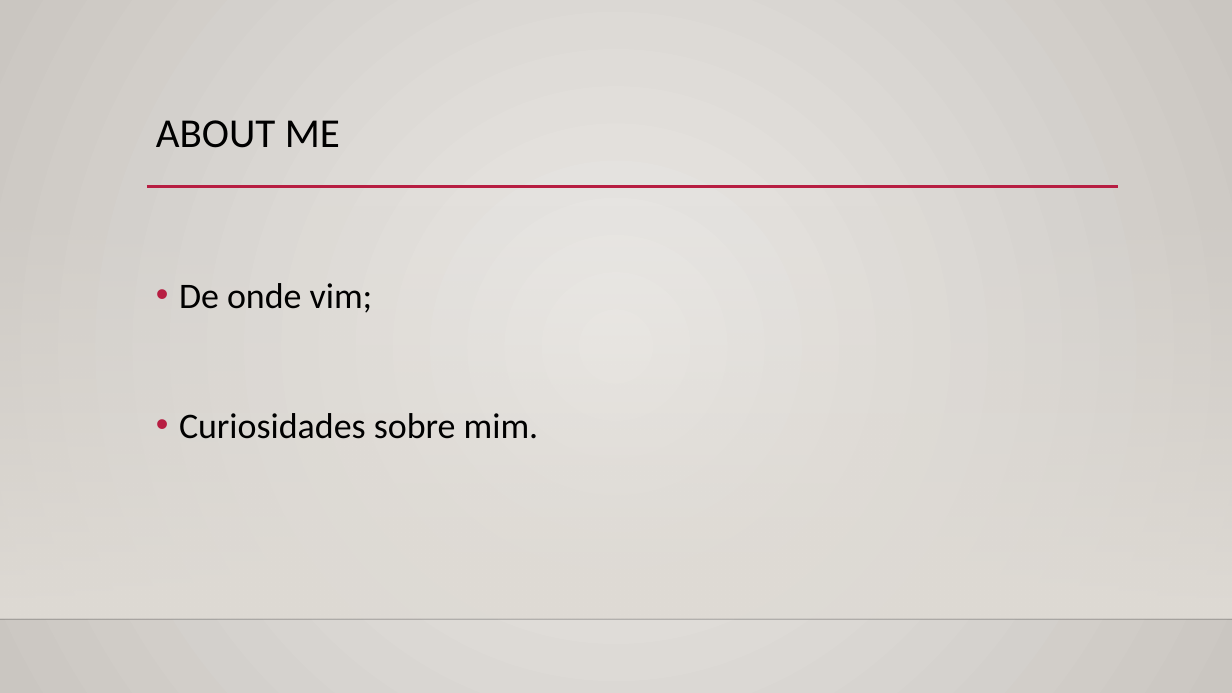
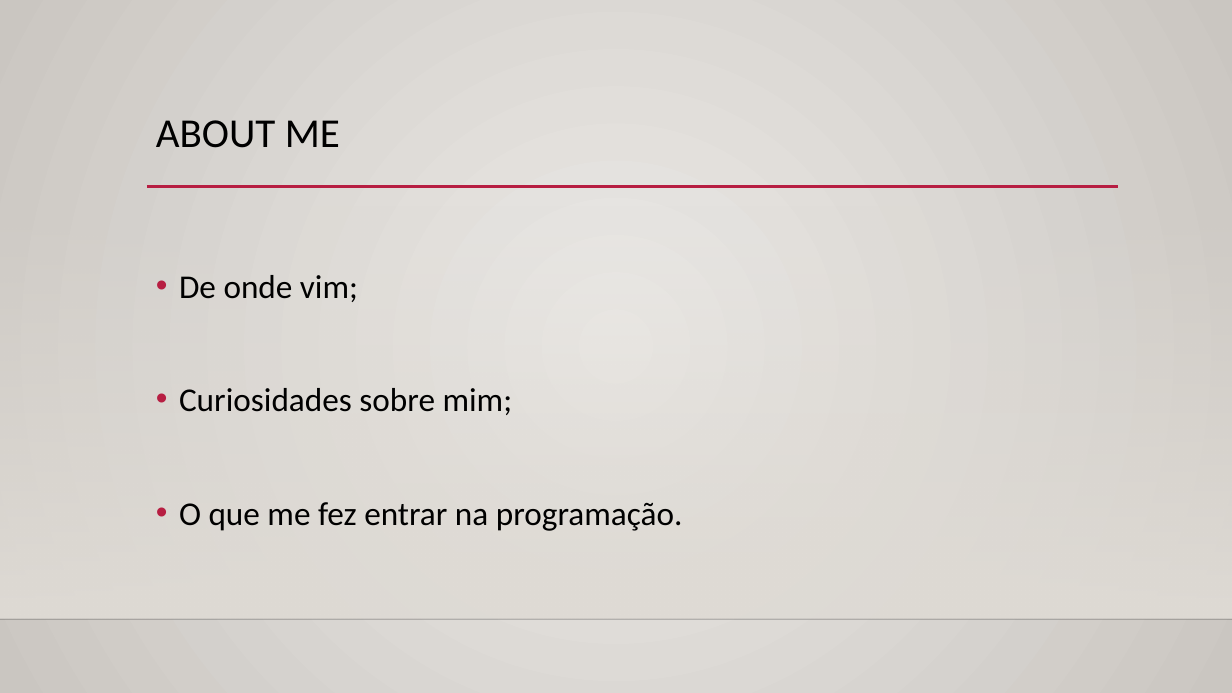
Before and after one commit to Merjan1/Robson-O-Cabrito, a slide deck: slide 2 of Robson, O Cabrito.pptx. Drawn at 1232x693 pixels with LibreOffice and Linux fonts; fonts in the diff are those of the drawing; background and template pictures are left out. Boxes give left, top, right and bottom in pixels: in the first picture for what was removed or moved away, otherwise in the second. Text is boxed around its words. In the diff, an @@ line names an element or a change of style, - is before the commit and + after.

```diff
--- a/Robson, O Cabrito.pptx
+++ b/Robson, O Cabrito.pptx
@@ text at (179,275,358,302): size 28 to 25.9 pt in "De onde vim;"; line spacing 1.2 to 1.1 @@
@@ text at (179,388,683,531): text changed; size 28 to 25.9 pt @@
-• Curiosidades sobre mim.
+• Curiosidades sobre mim;
+• O que me fez entrar na programação.
```
Also in this commit, not shown: 2 other slides changed.
